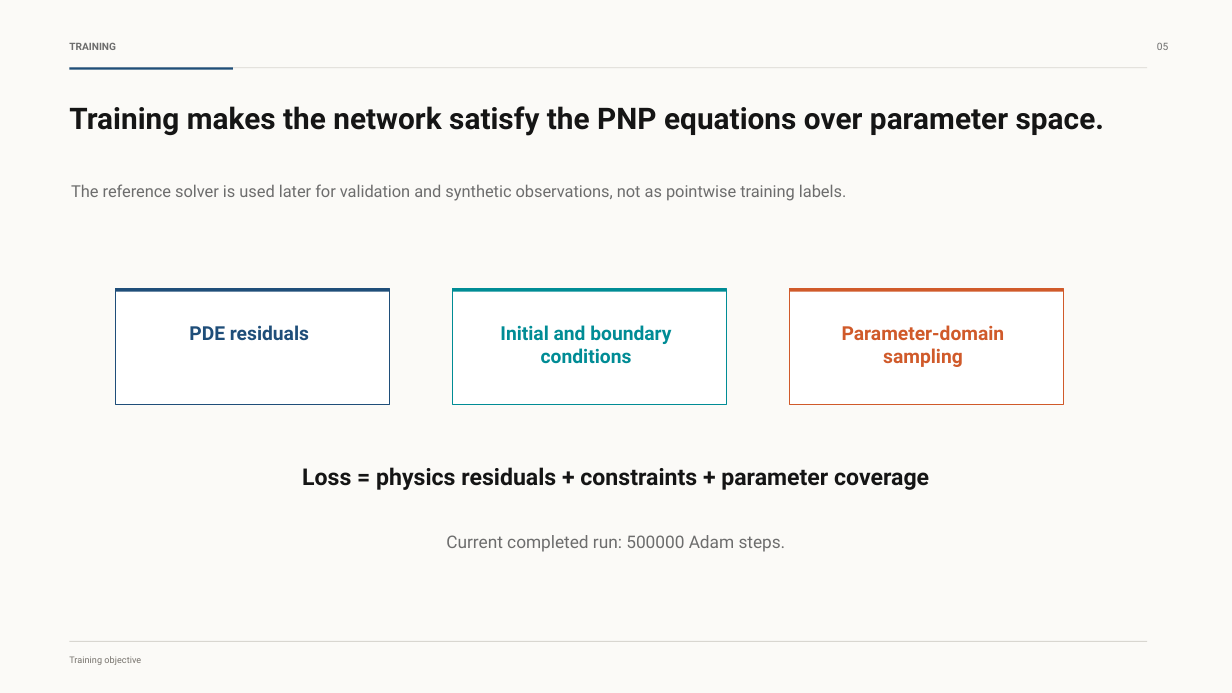
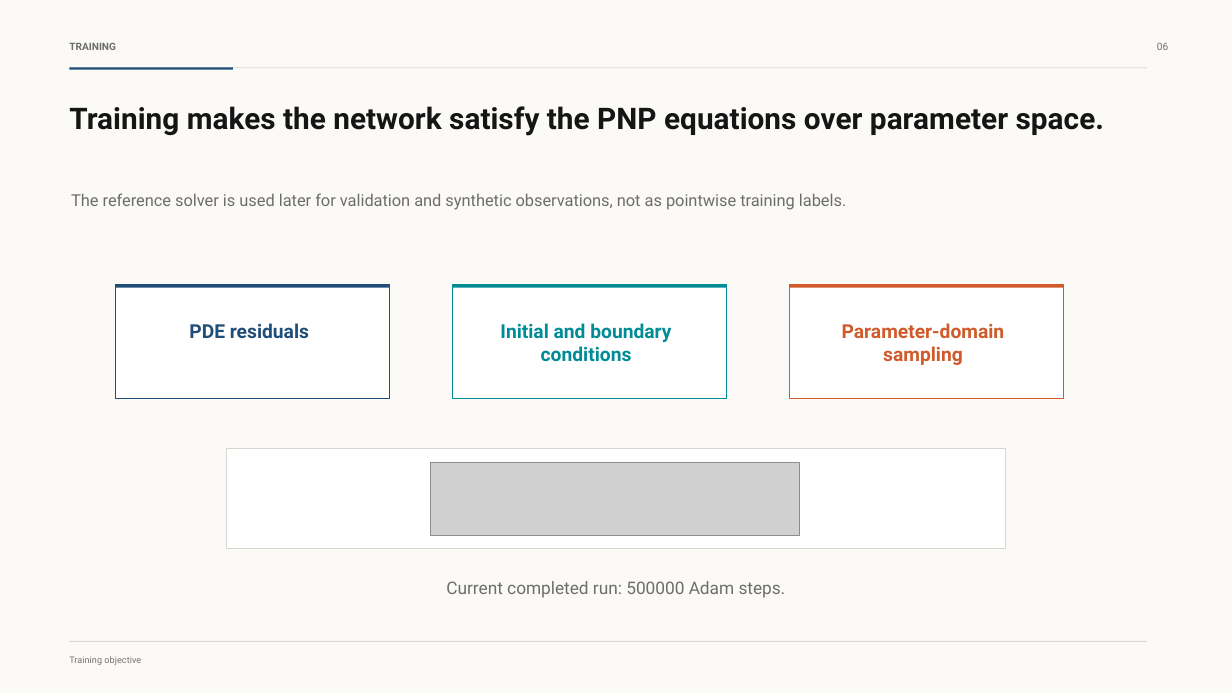
Before and after one commit to jack28257/PINN_JAX, a slide deck: slide 6 of presentation/pnp_pinn_current_inference_presentation.pptx (slide 5 before the commit). Drawn at 1232x693 pixels with LibreOffice and Linux fonts; fonts in the diff are those of the drawing; grey boxes stand for pictures. Boxes give left, top, right and bottom in pixels: in the first picture for what was removed or moved away, otherwise in the second. Text is boxed around its words. In the diff, an @@ line names an element or a change of style, - is before the commit and + after.

```diff
--- a/presentation/pnp_pinn_current_inference_presentation.pptx
+++ b/presentation/pnp_pinn_current_inference_presentation.pptx
@@ text "The reference solver is used ..." moved from (x1=71, y1=184, x2=846, y2=201) to (x1=71, y1=193, x2=846, y2=210) @@
@@ 6 rectangles moved together from (x1=116, y1=288, x2=1064, y2=404) to (x1=116, y1=285, x2=1064, y2=398) @@
@@ text at (x1=500, y1=323, x2=671, y2=362): text changed @@
-Initial and boundary conditions
+Initial and boundary
+conditions
@@ text at (x1=842, y1=323, x2=1005, y2=365): text changed @@
-Parameter-domain sampling
+Parameter-domain
+sampling
@@ rectangle added at (x1=226, y1=448, x2=1006, y2=548), fill #FFFFFF, outline #D8D6D0 0.75 pt @@
@@ text removed at (x1=302, y1=467, x2=929, y2=490) @@
-Loss = physics residuals + constraints + parameter coverage
@@ picture added at (x1=431, y1=462, x2=799, y2=535) @@
@@ text "Current completed run: 500000 Adam ..." moved from (x1=446, y1=535, x2=786, y2=552) to (x1=446, y1=581, x2=786, y2=598) @@
```
Also in this commit, not shown: 11 other slides changed, 2 slides added, 2 other files.
